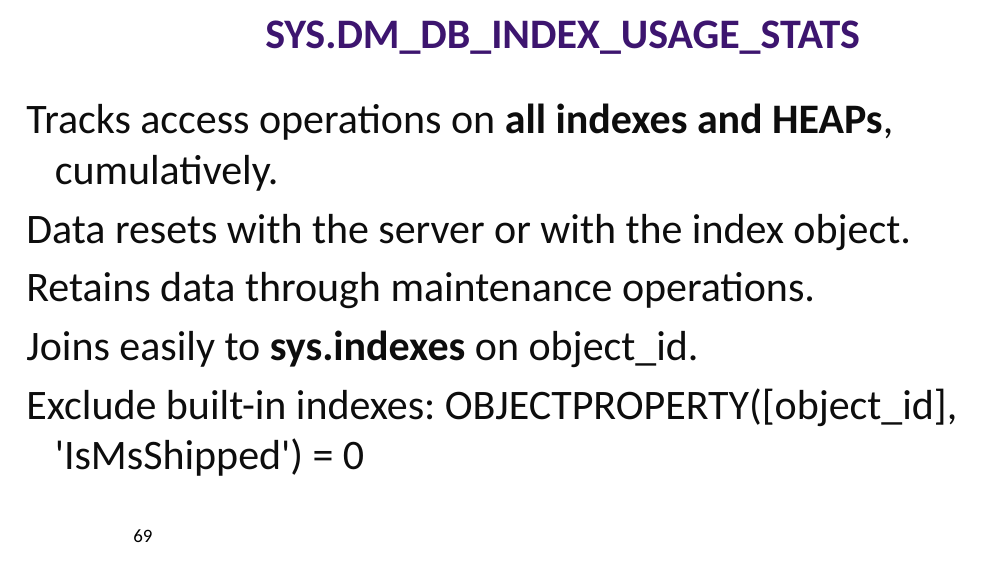
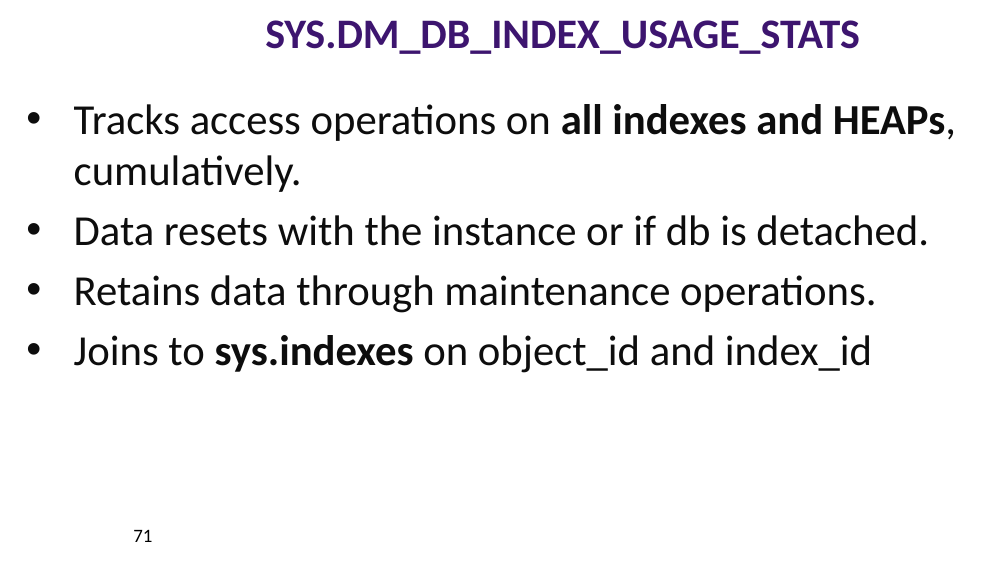
Before and after one commit to williamadba/Public-Presentations, a slide deck: slide 71 of SQLSat Pensacola 2019/DBA Best Practices with DMVs.pptx (slide 69 before the commit). Drawn at 1008x567 pixels with LibreOffice and Linux fonts; fonts in the diff are those of the drawing. Boxes give left, top, right and bottom in pixels: in the first picture for what was removed or moved away, otherwise in the second. Text is boxed around its words. In the diff, an @@ line names an element or a change of style, - is before the commit and + after.

```diff
--- a/SQLSat Pensacola 2019/DBA Best Practices with DMVs.pptx
+++ b/SQLSat Pensacola 2019/DBA Best Practices with DMVs.pptx
@@ text at [74,104,956,313]: size 40 to 40.7 pt in "Tracks access operations on all indexes and ...", "Retains data through maintenance operations."; bullet none to • @@
@@ text at [74,215,929,246]: text changed; size 40 to 40.7 pt @@
-Data resets with the server or with the index object.
+• Data resets with the instance or if db is detached.
@@ text at [74,335,872,373]: text changed; size 40 to 40.7 pt @@
-Joins easily to sys.indexes on object_id.
-Exclude built-in indexes: OBJECTPROPERTY([object_id], 'IsMsShipped') = 0
+• Joins to sys.indexes on object_id and index_id
@@ page number at [133,529,152,542]: text changed @@
-69
+71
```
Also in this commit, not shown: 22 other slides changed, 3 slides added, 4 slides removed.
